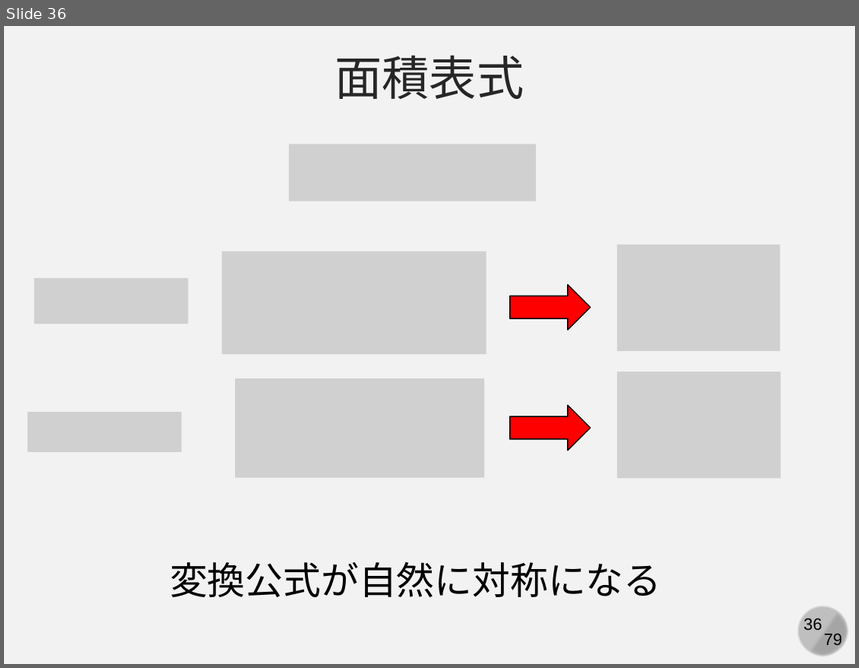
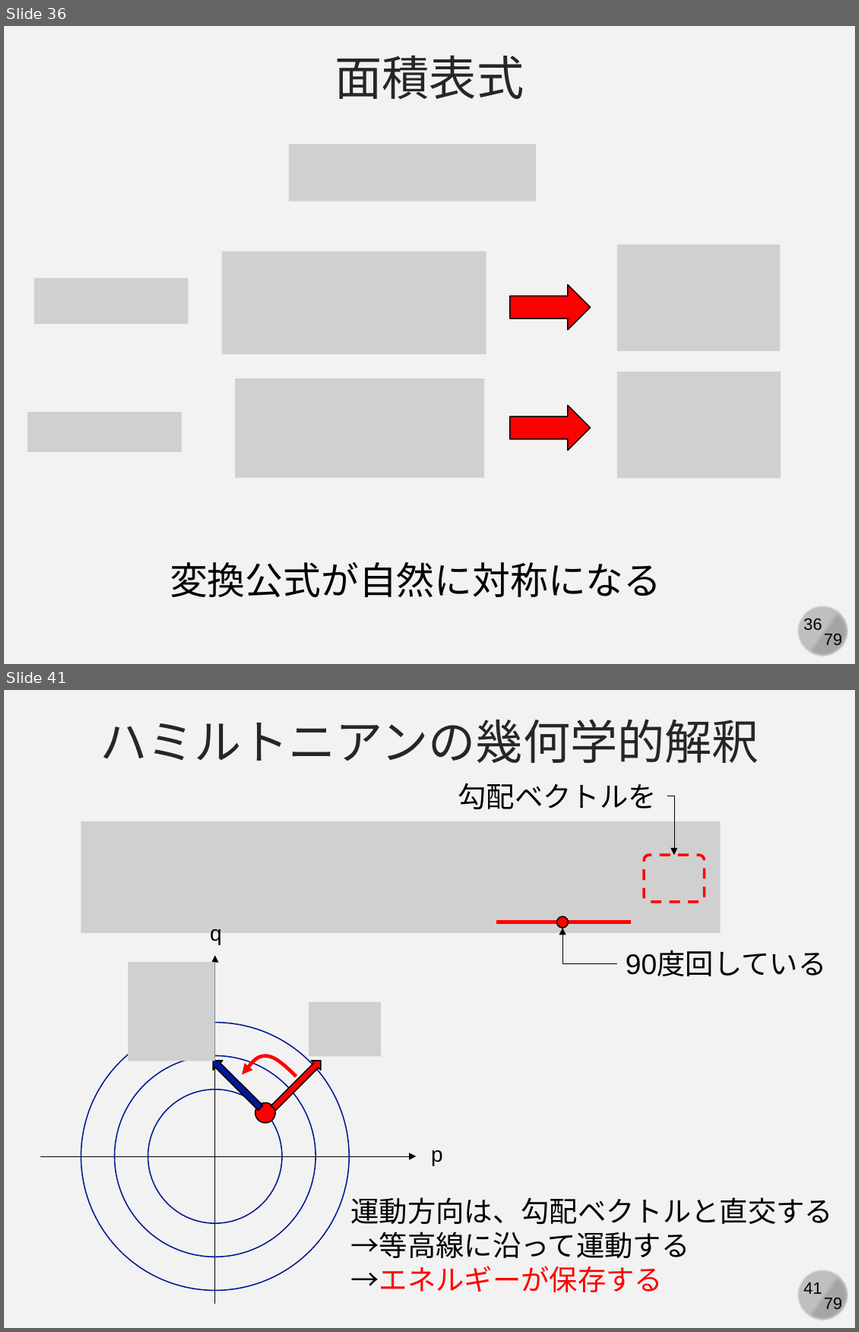
Before and after one commit to kaityo256/simulation_engineering, a slide deck: 05_md_basic/simulation05.pptx. Shown one above the other, each under a label of ours: slide 36 before the commit, slides 36 and 41 after it; the slides between them are not shown. The pictures are 859x668 and 859x1332 pixels, drawn with LibreOffice and Linux fonts; fonts in the diff are those of the drawing; grey boxes stand for pictures. Boxes give left, top, right and bottom in pixels: in the first picture for what was removed or moved away, otherwise in the second. Text is boxed around its words. In the diff, an @@ line names an element or a change of style, - is before the commit and + after.

```diff
--- a/05_md_basic/simulation05.pptx
+++ b/05_md_basic/simulation05.pptx
@@ slide 41 added at box(4, 690, 855, 1328), background #F2F2F2; not listed: 4 template elements that a slide beside it also shows @@
@@ text added at box(100, 719, 759, 763), 40 pt, text #262626 @@
+ハミルトニアンの幾何学的解釈
@@ text added at box(458, 783, 656, 809), 24 pt, text #000000 @@
+勾配ベクトルを
@@ elbow arrow added from (667, 796) to (674, 855), #000000 0.5 pt @@
@@ picture added at box(82, 822, 721, 933) @@
@@ rounded rectangle added at box(644, 855, 705, 902), outline #FF0000 2.25 pt dashed @@
@@ ellipse added at box(557, 916, 569, 927), fill #FF0000, outline #000000 1 pt @@
@@ text added at box(210, 929, 222, 945), 18 pt, text #000000 @@
+q
@@ line added from (496, 923) to (630, 923), #FF0000 3 pt @@
@@ elbow arrow added from (617, 964) to (563, 929), #000000 0.5 pt @@
@@ picture added at box(129, 962, 215, 1061) @@
@@ arrow added from (215, 1304) to (215, 955), #000000 0.5 pt @@
@@ text added at box(626, 952, 826, 977), 24 pt, text #000000 @@
+90度回している
@@ picture added at box(309, 1002, 381, 1057) @@
@@ ellipse added at box(82, 1023, 350, 1291), outline #011893 1 pt @@
@@ ellipse added at box(115, 1056, 316, 1257), outline #011893 1 pt @@
@@ right arrow added at box(208, 1056, 265, 1113), fill #011893, outline #000000 1 pt @@
@@ freeform shape added at box(243, 1056, 297, 1076), outline #FF0000 3 pt @@
@@ right arrow added at box(268, 1056, 325, 1113), fill #FF0000, outline #000000 1 pt @@
@@ ellipse added at box(148, 1089, 281, 1223), outline #011893 1 pt @@
@@ ellipse added at box(255, 1103, 275, 1123), fill #FF0000, outline #000000 1 pt @@
@@ arrow added from (40, 1157) to (416, 1157), #000000 0.5 pt @@
@@ text added at box(431, 1151, 443, 1166), 18 pt, text #000000 @@
+p
@@ text added at box(351, 1198, 833, 1293), 24 pt, text #000000 @@
+運動方向は、勾配ベクトルと直交する
+→等高線に沿って運動する
+→エネルギーが保存する
```
Also in this commit, not shown: 1 slide changed, 7 other slides added.
